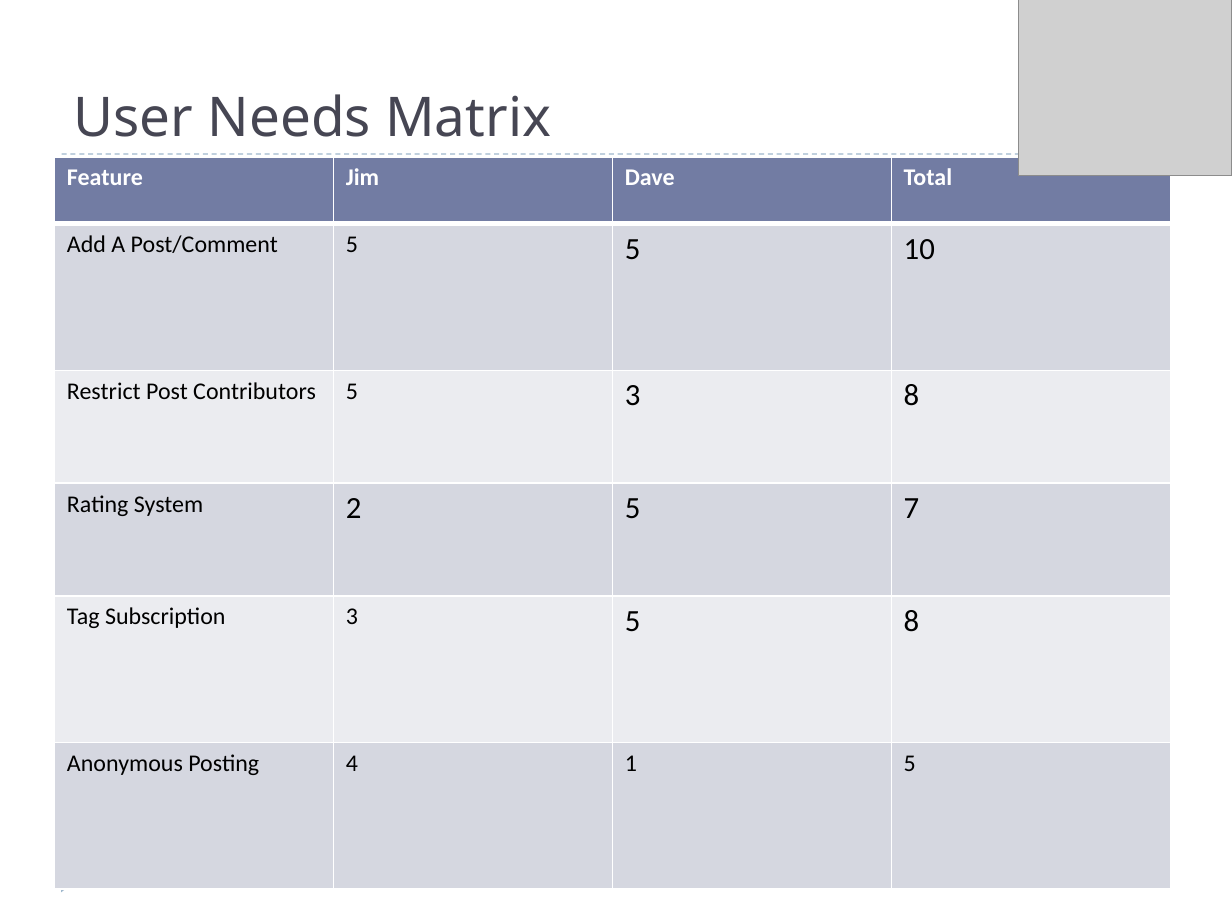
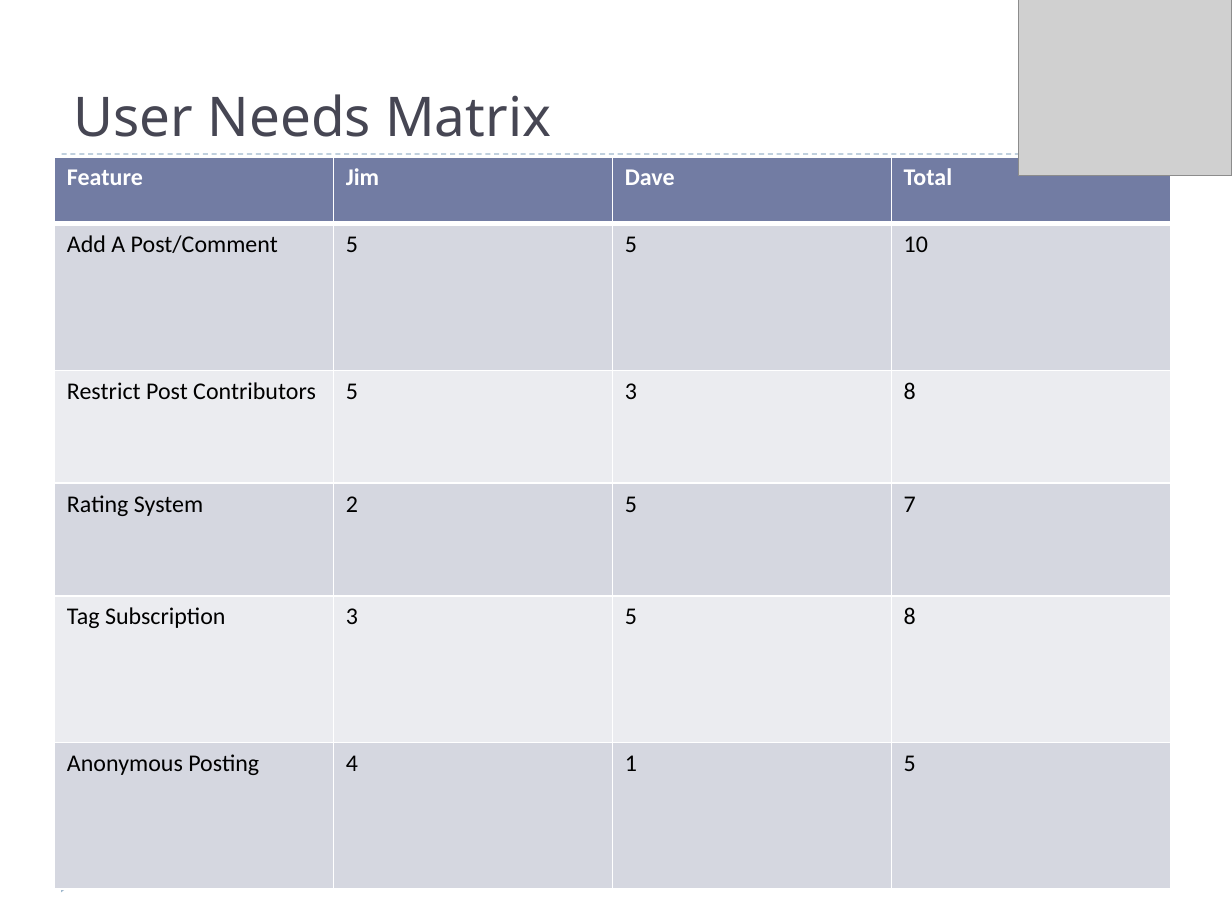
Before and after one commit to projectgoav/studeso, a slide deck: slide 6 of docs/Design presentation/presentation.pptx. Drawn at 1232x924 pixels with LibreOffice and Linux fonts; fonts in the diff are those of the drawing; grey boxes stand for pictures. Boxes give left, top, right and bottom in pixels: in the first picture for what was removed or moved away, otherwise in the second. Text is boxed around its words. In the diff, an @@ line names an element or a change of style, - is before the commit and + after.

```diff
--- a/docs/Design presentation/presentation.pptx
+++ b/docs/Design presentation/presentation.pptx
@@ table at (54, 156, 1168, 888) @@
@@ size 18 to 14 pt in "5", "10", "3", "8" and 5 more places @@
```
Also in this commit, not shown: 1 other slide changed.
